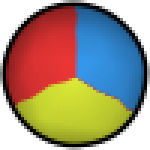
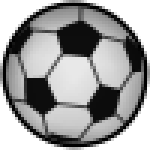
Before/after of a (150, 150) layered artwork. What changed in the layer stack:
added layer "Layer #3" (94%) above "Layer #5" over [left=9, top=18, right=144, bottom=144]
added layer "Layer #5" (69%) above "Layer #6" over [left=9, top=6, right=135, bottom=144]
added layer "Layer #6" (9%) above "Layer #4" over [left=3, top=3, right=147, bottom=147]
added layer "Layer #4" above "Layer #1" over [left=3, top=3, right=147, bottom=147]
hid "Layer #1" over [left=3, top=3, right=147, bottom=147]
